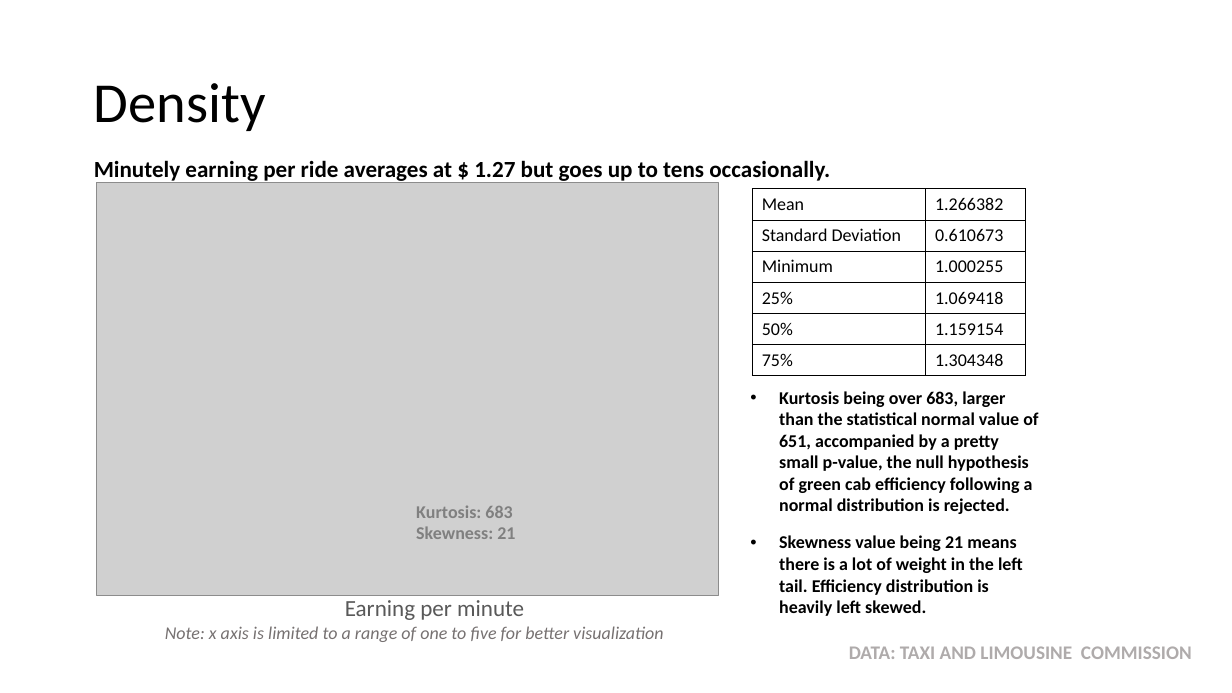
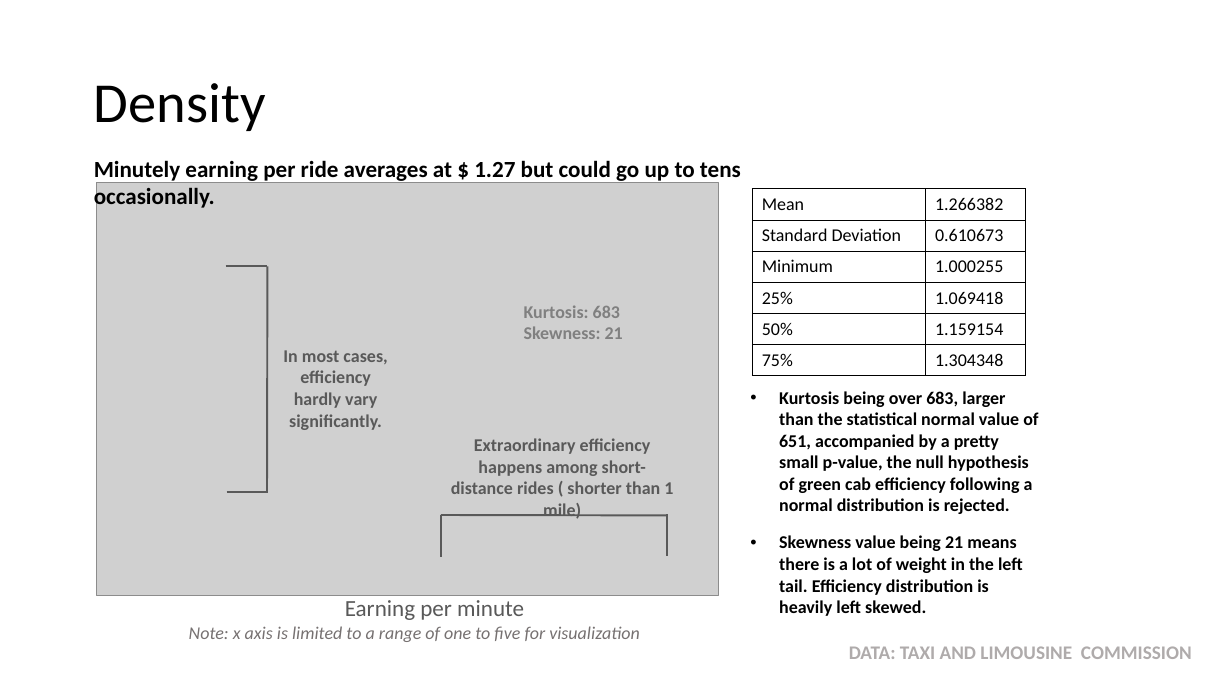
Before and after one commit to MiyainNYC/PySpark-Data-Challenge, a slide deck: slide 23 of DataChallengeAssessment.pptx (slide 22 before the commit). Drawn at 1232x693 pixels with LibreOffice and Linux fonts; fonts in the diff are those of the drawing; grey boxes stand for pictures. Boxes give left, top, right and bottom in pixels: in the first picture for what was removed or moved away, otherwise in the second. Text is boxed around its words. In the diff, an @@ line names an element or a change of style, - is before the commit and + after.

```diff
--- a/DataChallengeAssessment.pptx
+++ b/DataChallengeAssessment.pptx
@@ text at (94, 160, 741, 183): text changed @@
-Minutely earning per ride averages at $ 1.27 but goes up to tens occasionally.
+Minutely earning per ride averages at $ 1.27 but could go up to tens occasionally.
@@ line added from (226, 266) to (267, 266), #595959 1.5 pt @@
@@ line added from (267, 266) to (267, 493), #595959 1.5 pt @@
@@ text "Kurtosis: 683": place and size @@
-text "Kurtosis: 683" at (416, 506, 515, 539)
+text "Kurtosis: 683" at (524, 305, 623, 339)
@@ text added at (283, 350, 387, 430), 14 pt, text #595959, bold @@
+In most cases, efficiency hardly vary significantly.
@@ text added at (451, 438, 673, 519), 14 pt, text #595959, bold @@
+Extraordinary efficiency happens among short-distance rides ( shorter than 1 mile)
@@ line added from (226, 493) to (268, 493), #595959 1.5 pt @@
@@ line added from (441, 557) to (441, 515), #595959 1.5 pt @@
@@ line added from (441, 515) to (667, 516), #595959 1.5 pt @@
@@ line added from (667, 556) to (667, 514), #595959 1.5 pt @@
@@ text at (189, 626, 639, 642): text changed @@
-Note: x axis is limited to a range of one to five for better visualization
+Note: x axis is limited to a range of one to five for visualization
```
Also in this commit, not shown: 12 other slides changed, 2 slides added, 1 slide removed.
